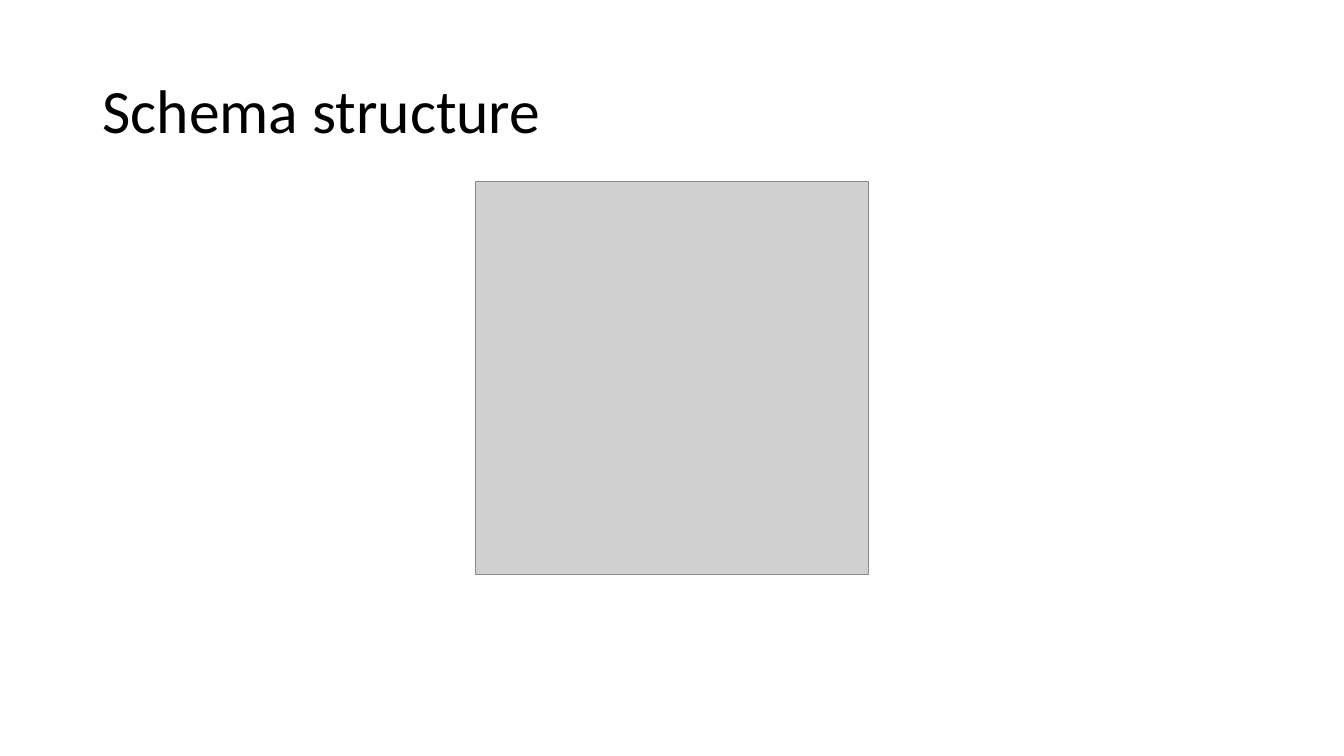
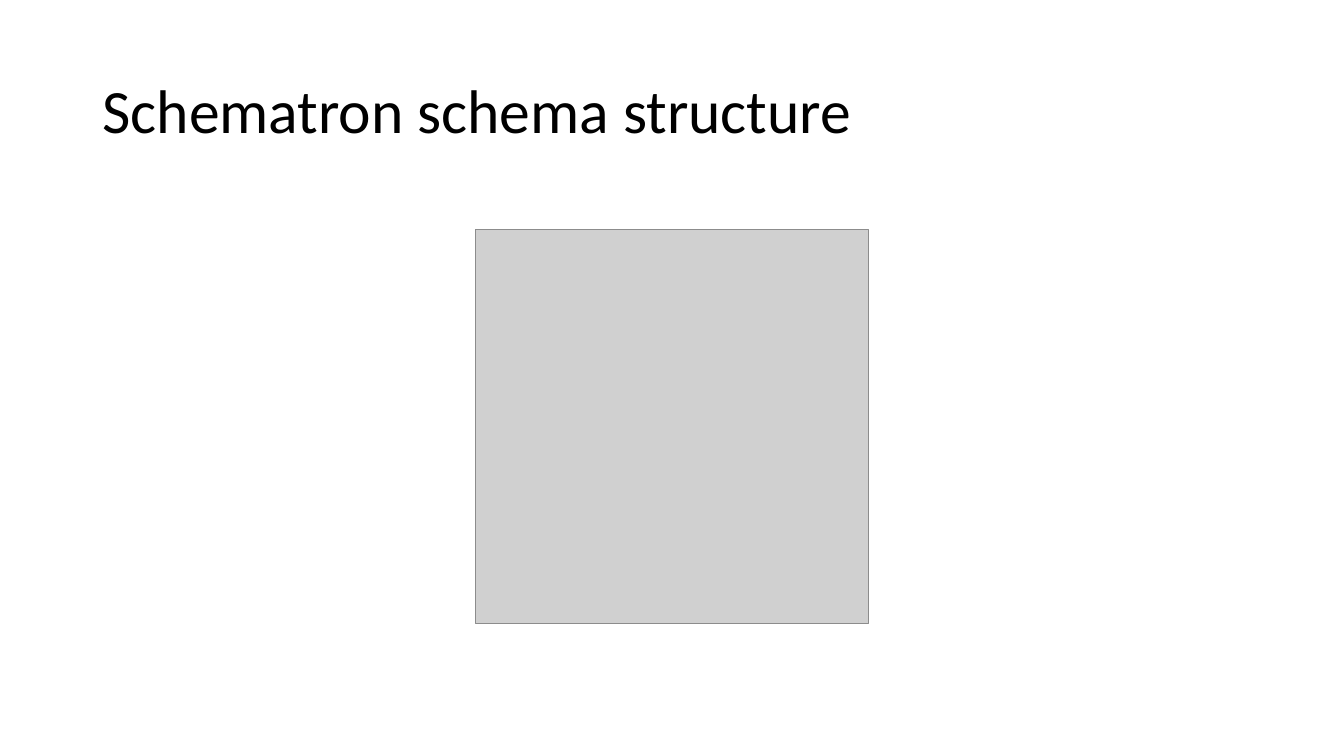
Before and after one commit to AndrewSales/XQS, a slide deck: slide 6 of Markup UK 2023 slides.pptx (slide 17 before the commit). Drawn at 1344x756 pixels with LibreOffice and Linux fonts; fonts in the diff are those of the drawing; grey boxes stand for pictures. Boxes give left, top, right and bottom in pixels: in the first picture for what was removed or moved away, otherwise in the second. Text is boxed around its words. In the diff, an @@ line names an element or a change of style, - is before the commit and + after.

```diff
--- a/Markup UK 2023 slides.pptx
+++ b/Markup UK 2023 slides.pptx
@@ title at box(102, 90, 851, 134): text changed @@
-Schema structure
+Schematron schema structure
@@ picture: place and size @@
-picture at box(475, 181, 869, 576)
+picture at box(475, 230, 869, 624)
```
Also in this commit, not shown: 6 other slides changed, 1 slide added, 1 slide removed.
